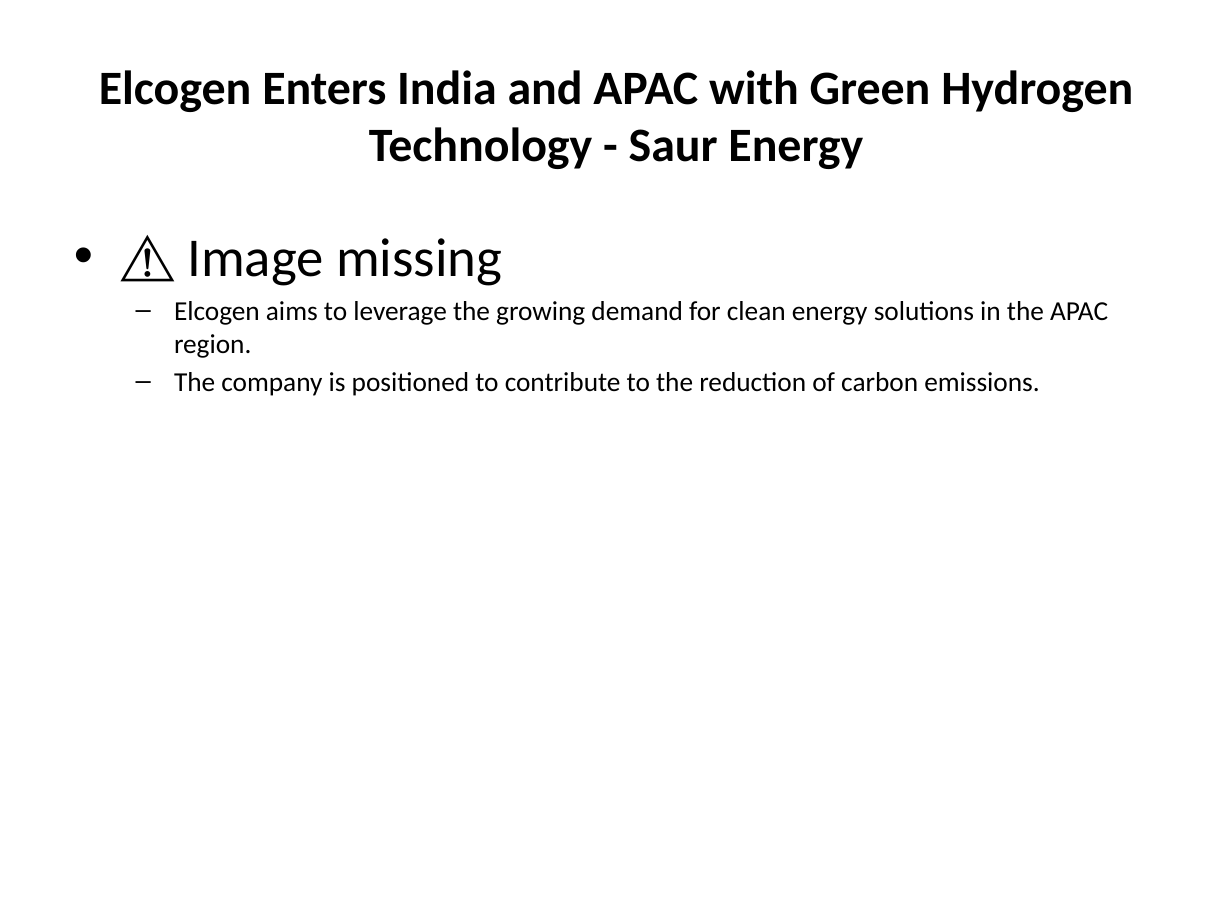
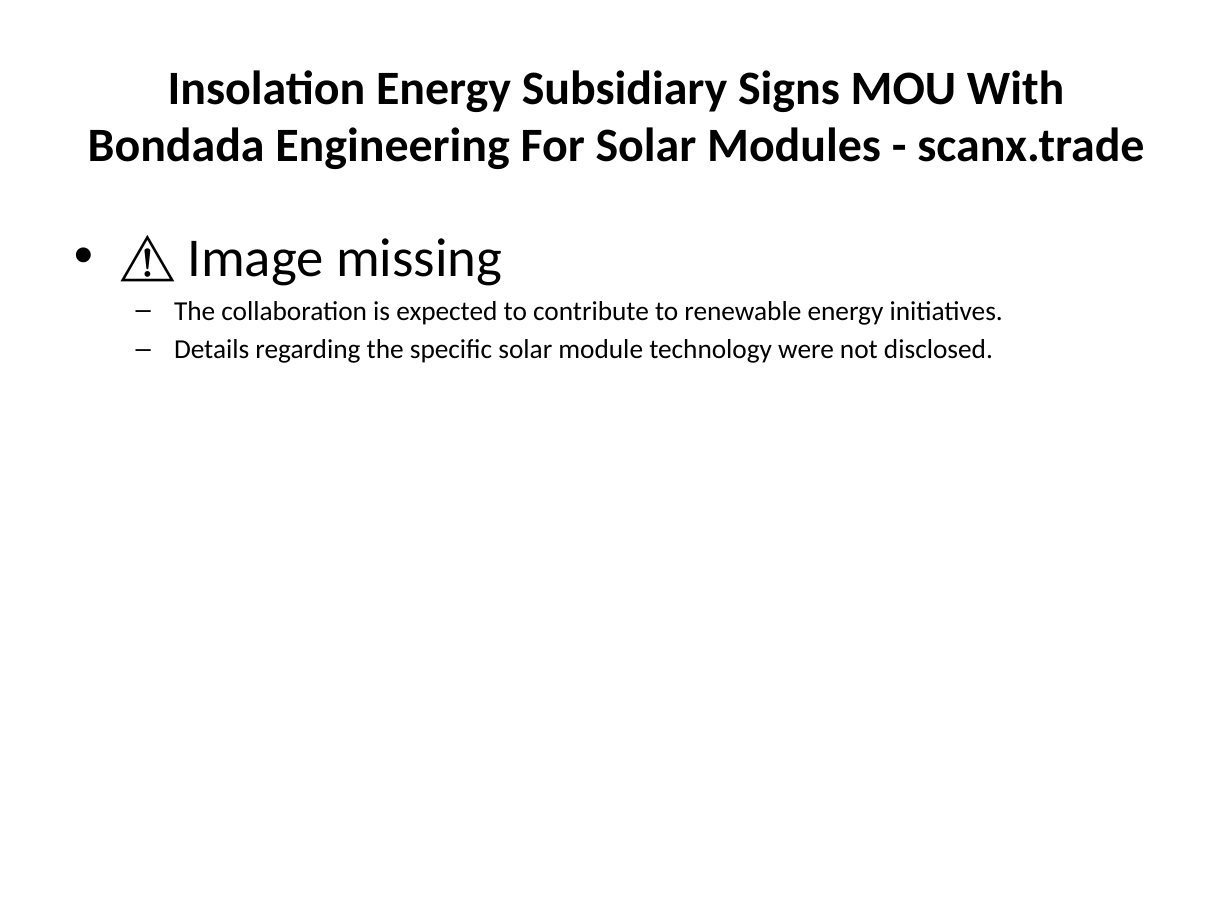
Before and after one commit to gauravsiemens1988/Linkedin-AI-Agent_Personal, a slide deck: slide 3 of drafts/linkedin_carousel.pptx. Drawn at 1232x924 pixels with LibreOffice and Linux fonts; fonts in the diff are those of the drawing. Boxes give left, top, right and bottom in pixels: in the first picture for what was removed or moved away, otherwise in the second. Text is boxed around its words. In the diff, an @@ line names an element or a change of style, - is before the commit and + after.

```diff
--- a/drafts/linkedin_carousel.pptx
+++ b/drafts/linkedin_carousel.pptx
@@ title at [88,70,1144,169]: text changed @@
-Elcogen Enters India and APAC with Green Hydrogen Technology - Saur Energy
+Insolation Energy Subsidiary Signs MOU With Bondada Engineering For Solar Modules - scanx.trade
@@ text at [174,301,1003,363]: text changed @@
-  – Elcogen aims to leverage the growing demand for clean energy solutions in the APAC region.
-  – The company is positioned to contribute to the reduction of carbon emissions.
+  – The collaboration is expected to contribute to renewable energy initiatives.
+  – Details regarding the specific solar module technology were not disclosed.
```
Also in this commit, not shown: 5 other slides changed, 1 other file.
